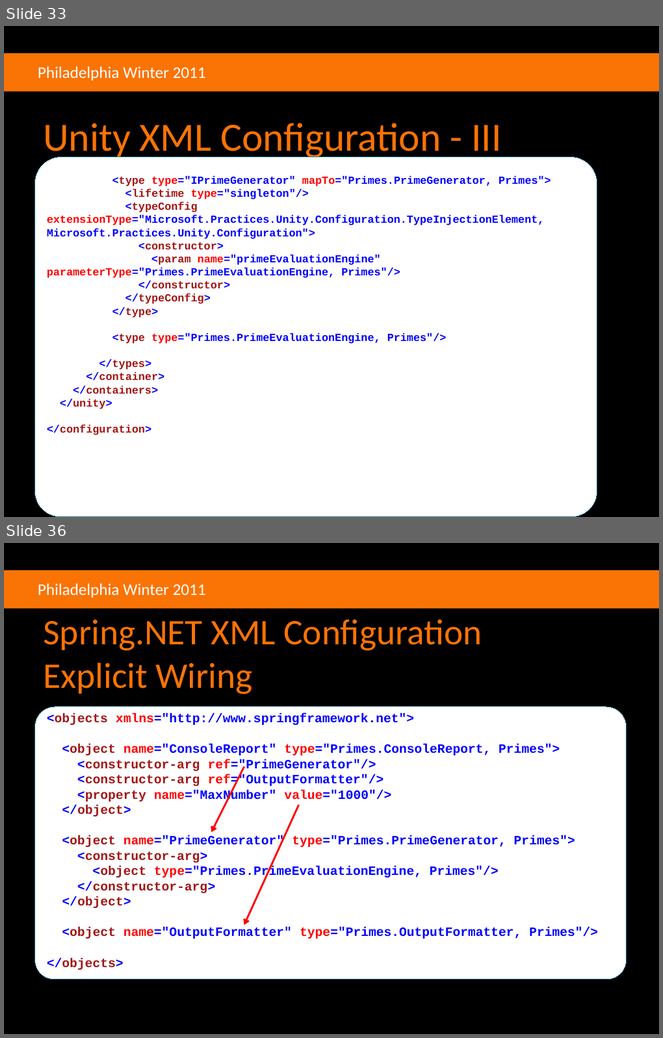
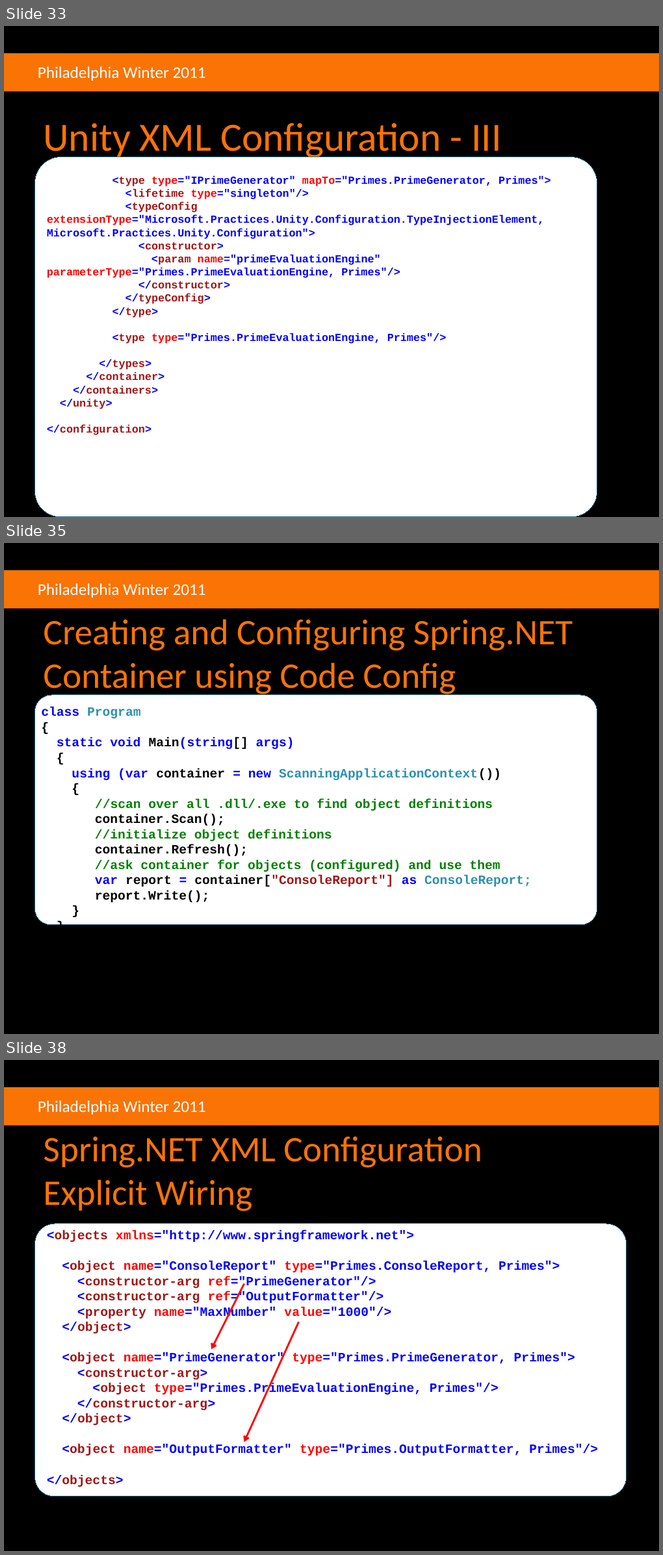
Before and after one commit to agilefire/November2010, a slide deck: Agile Firestarter Winter 2011 Dependency Injection.pptx. Shown one above the other, each under a label of ours: slides 33 and 36 before the commit, slides 33, 35 and 38 after it; the slides between them are not shown. The pictures are 663x1038 and 663x1555 pixels, drawn with LibreOffice and Linux fonts; fonts in the diff are those of the drawing; background and template pictures are left out. Boxes give left, top, right and bottom in pixels: in the first picture for what was removed or moved away, otherwise in the second. Text is boxed around its words. In the diff, an @@ line names an element or a change of style, - is before the commit and + after.

Commit message:
Update to use newer code basead configuration model

```diff
--- a/Agile Firestarter Winter 2011 Dependency Injection.pptx
+++ b/Agile Firestarter Winter 2011 Dependency Injection.pptx
@@ slide 35 added at (4, 543, 659, 1034), background #000000; not listed: 2 template elements that a slide beside it also shows @@
@@ title added at (43, 619, 573, 697), 39.6 pt, text #FA7305 @@
+Creating and Configuring Spring.NET Container using Code Config
@@ rounded rectangle added at (35, 695, 597, 925), fill #FFFFFF, outline #27728D 0.75 pt @@
@@ text added at (41, 707, 532, 902), 14 pt, text #008000, bold @@
+class Program
+{
+static void Main(string[] args)
+{
+using (var container = new ScanningApplicationContext())
+{
+//scan over all .dll/.exe to find object definitions
+container.Scan();
+//initialize object definitions
+container.Refresh();
+//ask container for objects (configured) and use them
+var report = container["ConsoleReport"] as ConsoleReport;
+report.Write();
+}
+}
+}
@@ what was slide 36 is now slide 38 @@
```
Also in this commit, not shown: 4 slides changed, 30 other files.
